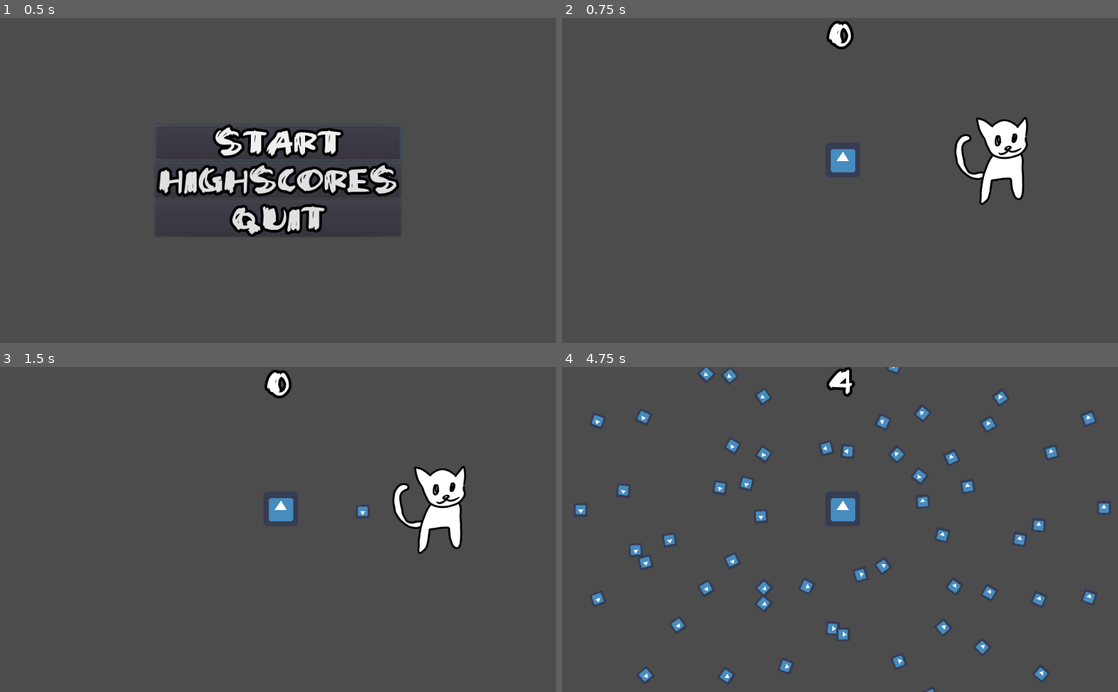
Above: before the commit, frames 1-4 (two rows, left to right).
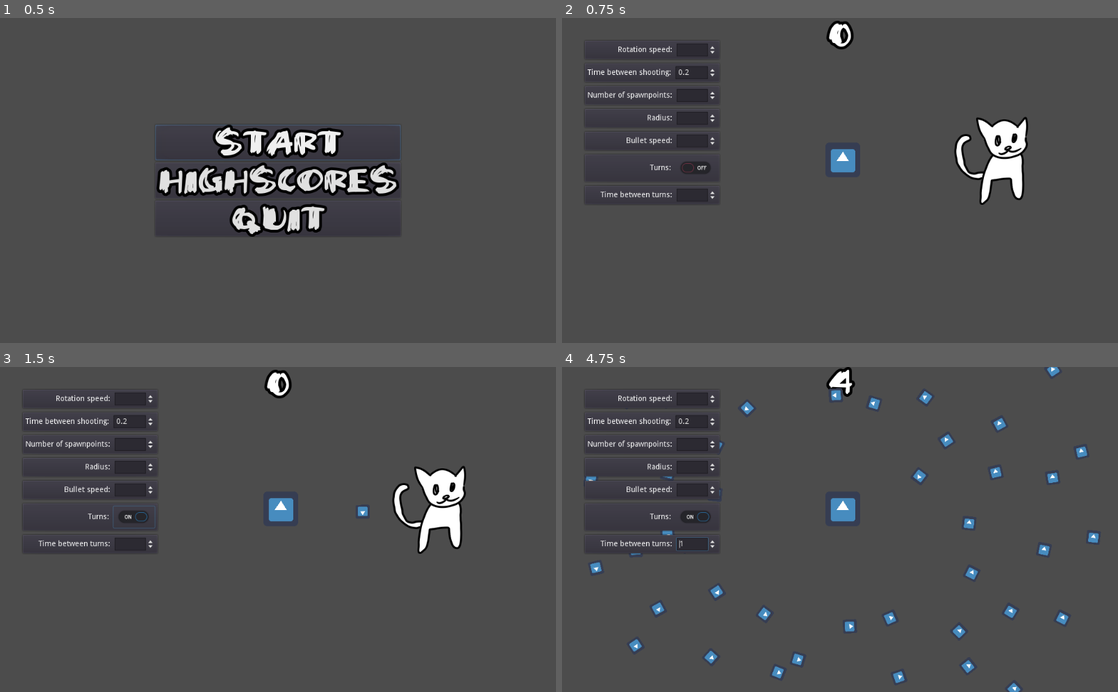
Above: after the commit, the same moments.

Repository: Magesu/mini-jam-100-overload
Game: Godot game, scene res://Main.tscn
Same seed, same stepped clock (60 frames per second), same inputs: the game is played once before the commit and once after it. The engine's default icon, where the game draws it, is replaced by a stand-in: a white triangle on a blue panel in a dark square.
Inputs (mouse positions are in pixels of both pictures, inside the frame that each line leads up to):
- Up to frame 1 (0.5 s): no input
- Up to frame 2 (0.75 s): click "Start" at 0.5 s
- Up to frame 3 (1.5 s): click (133, 516) at 1.27 s
- Up to frame 4 (4.75 s): move the mouse to (962, 513) at 2.02 s; hold Right (ui_right) 2.03-2.78 s; click (962, 513) at 2.1 s; move the mouse to (728, 545) at 2.77 s; hold Down (ui_down) 2.78-3.53 s; click (728, 545) at 2.85 s; move the mouse to (895, 458) at 3.52 s; hold Right (ui_right) 3.53-4.28 s; click (895, 458) at 3.6 s; move the mouse to (812, 594) at 4.27 s; hold Up (ui_up) from 4.28 s (still down); click (812, 594) at 4.35 s

Frame 1 is identical in both runs. In frame 2, 2.2% of the frame differs, in the area x 4-28%, y 7-57%; in frame 3, 2.2%; in frame 4, 6.8%, in the area x 2-99%, y 0-100%.

Commit message:
Fixed small debug menu bug
Game.gd referenced outdated now non-existing enemy script

Fixed that to now reference enemy controller, where those variables now exist

Diff:
--- a/Main.tscn
+++ b/Main.tscn
@@ -15,26 +15,26 @@
 }
 
 [node name="VBoxContainer" type="VBoxContainer" parent="CenterContainer"]
-margin_left = 211.0
-margin_top = 168.0
-margin_right = 812.0
-margin_bottom = 431.0
+margin_left = 286.0
+margin_top = 197.0
+margin_right = 738.0
+margin_bottom = 403.0
 
 [node name="Start" type="Button" parent="CenterContainer/VBoxContainer"]
-margin_right = 601.0
-margin_bottom = 85.0
+margin_right = 452.0
+margin_bottom = 66.0
 text = "Start"
 
 [node name="Highscores" type="Button" parent="CenterContainer/VBoxContainer"]
-margin_top = 89.0
-margin_right = 601.0
-margin_bottom = 174.0
+margin_top = 70.0
+margin_right = 452.0
+margin_bottom = 136.0
 text = "Highscores"
 
 [node name="Quit" type="Button" parent="CenterContainer/VBoxContainer"]
-margin_top = 178.0
-margin_right = 601.0
-margin_bottom = 263.0
+margin_top = 140.0
+margin_right = 452.0
+margin_bottom = 206.0
 text = "Quit"
 
 [connection signal="pressed" from="CenterContainer/VBoxContainer/Start" to="." method="_on_Start_pressed"]
--- a/Scenes/Enemy.tscn
+++ b/Scenes/Enemy.tscn
@@ -2,7 +2,6 @@
 
 [ext_resource path="res://icon.png" type="Texture" id=1]
 [ext_resource path="res://Scenes/Scripts/EnemyController.gd" type="Script" id=2]
-
 
 [sub_resource type="RectangleShape2D" id=1]
 extents = Vector2( 32, 32 )
--- a/Scenes/Game.tscn
+++ b/Scenes/Game.tscn
@@ -20,7 +20,6 @@
 follow_viewport_enable = true
 
 [node name="Debug Menu" parent="CanvasLayer" instance=ExtResource( 1 )]
-visible = false
 margin_bottom = 162.0
 
 [node name="Score" type="Label" parent="."]
--- a/Scenes/Scripts/Game.gd
+++ b/Scenes/Scripts/Game.gd
@@ -6,7 +6,7 @@
 # var b = "text"
 
 # Nodes
-onready var enemy = get_node("Enemy")
+onready var enemy = get_node("Enemy/EnemyController")
 onready var debug_menu = get_node("CanvasLayer/Debug Menu")
 
 
